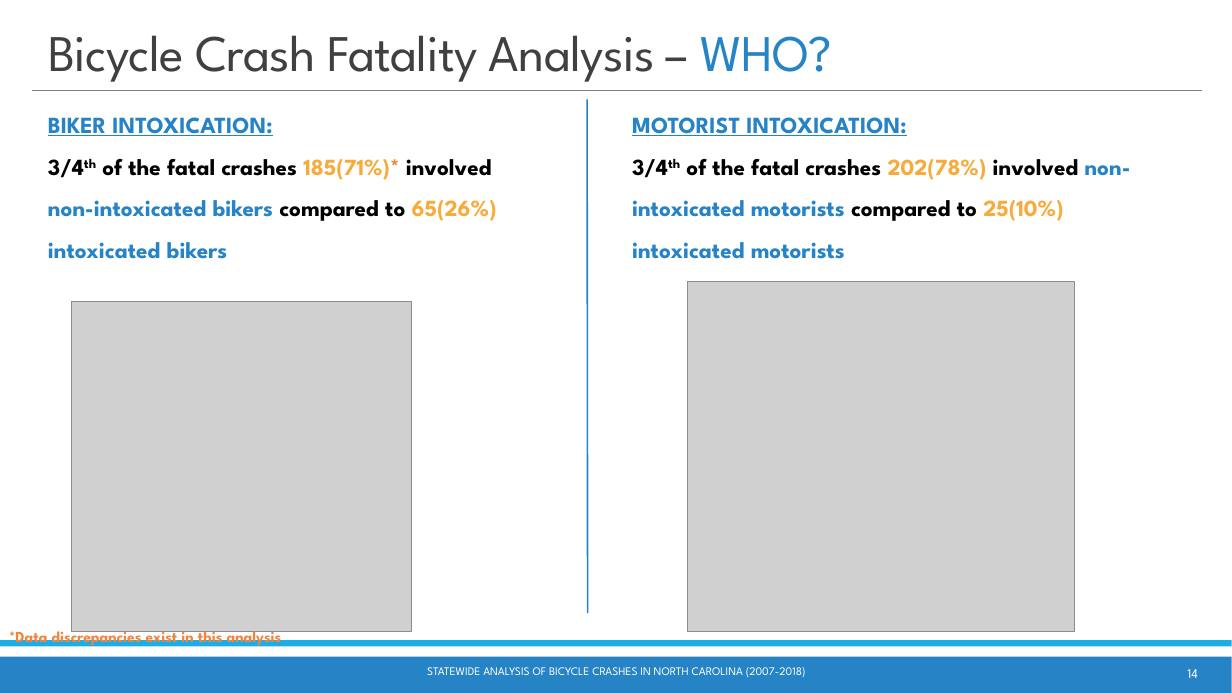
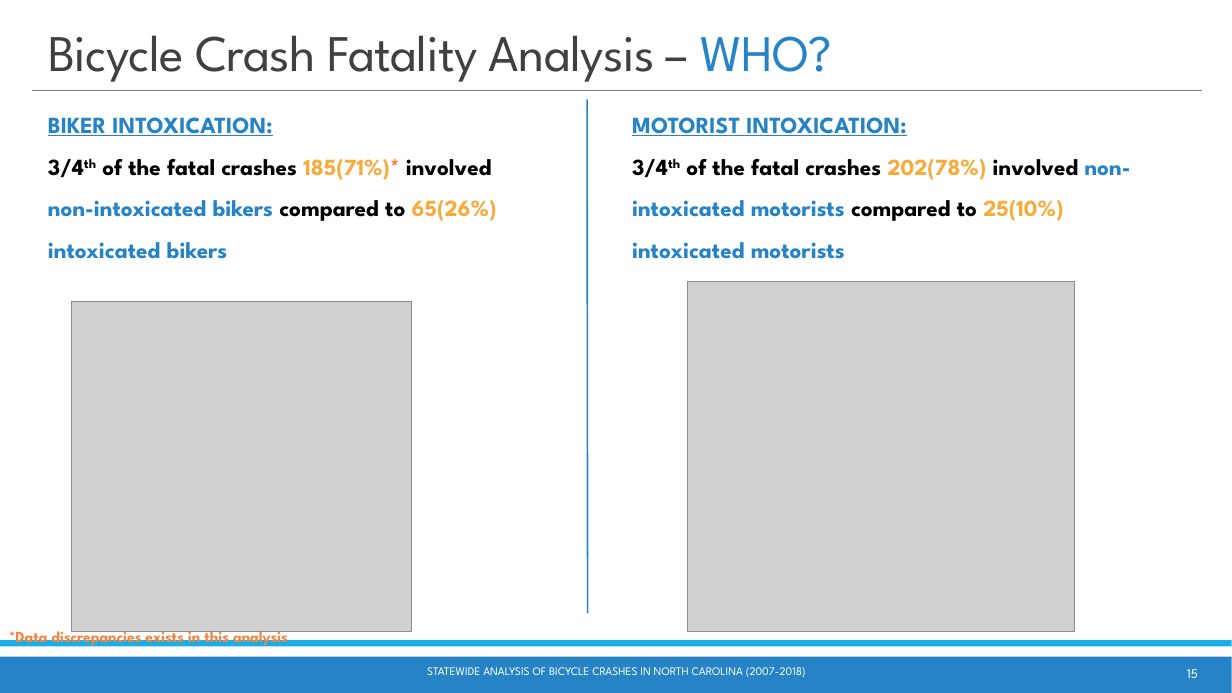
Before and after one commit to waghrayrashi/project-1, a slide deck: slide 15 of Project 1 - Group 2 - Statewide Bicycle Crash Analysis.pptx (slide 14 before the commit). Drawn at 1232x693 pixels with LibreOffice and Linux fonts; fonts in the diff are those of the drawing; grey boxes stand for pictures. Boxes give left, top, right and bottom in pixels: in the first picture for what was removed or moved away, otherwise in the second. Text is boxed around its words. In the diff, an @@ line names an element or a change of style, - is before the commit and + after.

```diff
--- a/Project 1 - Group 2 - Statewide Bicycle Crash Analysis.pptx
+++ b/Project 1 - Group 2 - Statewide Bicycle Crash Analysis.pptx
@@ text at (9, 627, 288, 648): text changed @@
-*Data discrepancies exist in this analysis
+*Data discrepancies exists in this analysis
@@ page number at (1187, 669, 1198, 678): text changed @@
-14
+15
```
Also in this commit, not shown: 7 other slides changed, 2 slides removed, 2 other files.
